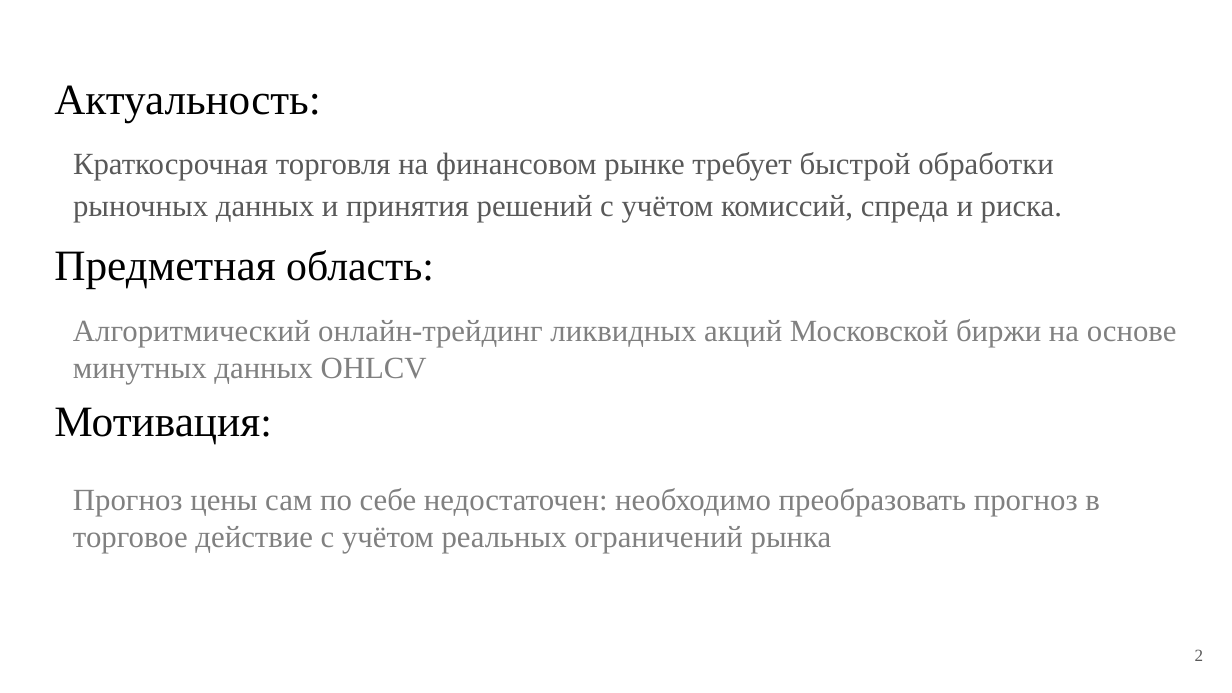
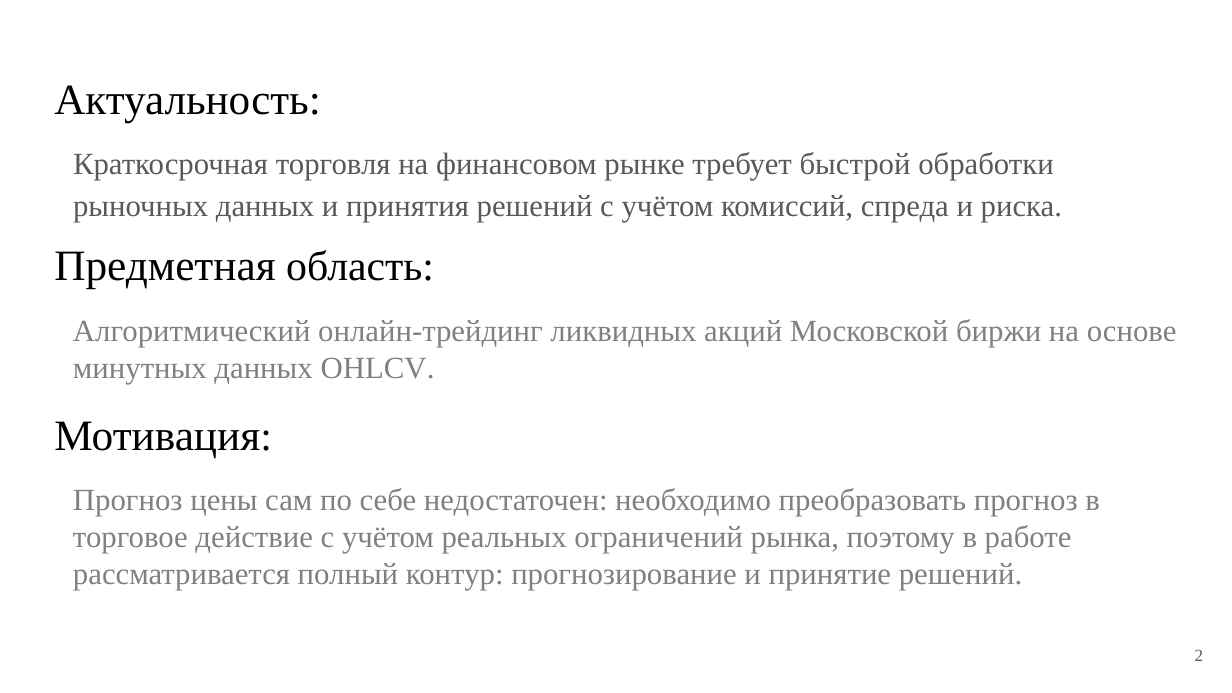
Before and after one commit to PetrovKirill00/BKP, a slide deck: slide 2 of Презентация.pptx. Drawn at 1232x693 pixels with LibreOffice and Linux fonts; fonts in the diff are those of the drawing. Boxes give left, top, right and bottom in pixels: in the first picture for what was removed or moved away, otherwise in the second. Text is boxed around its words. In the diff, an @@ line names an element or a change of style, - is before the commit and + after.

```diff
--- a/Презентация.pptx
+++ b/Презентация.pptx
@@ text at [73, 319, 1177, 384]: text changed @@
-Алгоритмический онлайн-трейдинг ликвидных акций Московской биржи на основе минутных данных OHLCV
+Алгоритмический онлайн-трейдинг ликвидных акций Московской биржи на основе минутных данных OHLCV.
@@ text "Мотивация:": place and size @@
-text "Мотивация:" at [54, 407, 272, 445]
+text "Мотивация:" at [54, 421, 272, 459]
@@ text at [73, 488, 1100, 590]: text changed @@
-Прогноз цены сам по себе недостаточен: необходимо преобразовать прогноз в торговое действие с учётом реальных ограничений рынка
+Прогноз цены сам по себе недостаточен: необходимо преобразовать прогноз в торговое действие с учётом реальных ограничений рынка, поэтому в работе рассматривается полный контур: прогнозирование и принятие решений.
```
Also in this commit, not shown: 4 other slides changed, 4 slides added, 3 slides removed, 12 other files.
